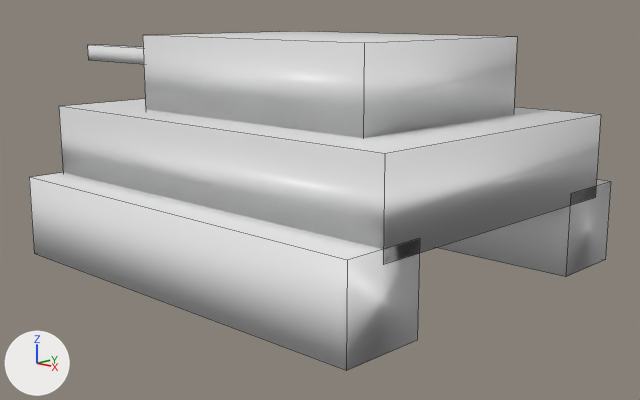
One commit to the Blender file units/bigtank.blend: the scene before it, then after it.
Before and after are seen from a 50 mm camera at (25.6, -22.0, 7.4) aimed at (-0.7, 5.3, -0.8). The axes (+X, +Y, +Z) are drawn at lower left. The lights are the same throughout. Mesh edges are drawn as thin lines.

The scene before the commit, as lines of its bpy script (objects in view):
```python
ob_cube = bpy.data.objects.new('Cube', me_cube)
ob_cube.location = (0.51, -2.5, -1.19)
ob_cube.scale = (8.96, 1.66, 1.66)
ob_cube_001 = bpy.data.objects.new('Cube.001', me_cube_001)
ob_cube_001.location = (0.51, 10.15, -1.19)
ob_cube_001.scale = (8.96, 1.66, 1.66)
ob_cube_002 = bpy.data.objects.new('Cube.002', me_cube_002)
ob_cube_002.location = (0.51, 3.98, 1.65)
ob_cube_002.scale = (8.96, 6.56, 1.66)
ob_cube_003 = bpy.data.objects.new('Cube.003', me_cube_003)
ob_cube_003.location = (1.08, 3.74, 4.74)
ob_cube_003.scale = (5.93, 4.45, 1.55)
ob_cube_004 = bpy.data.objects.new('Cube.004', me_cube_004)
ob_cube_004.location = (-6.52, 3.69, 5.09)
ob_cube_004.scale = (8.96, 0.414, 0.379)
```
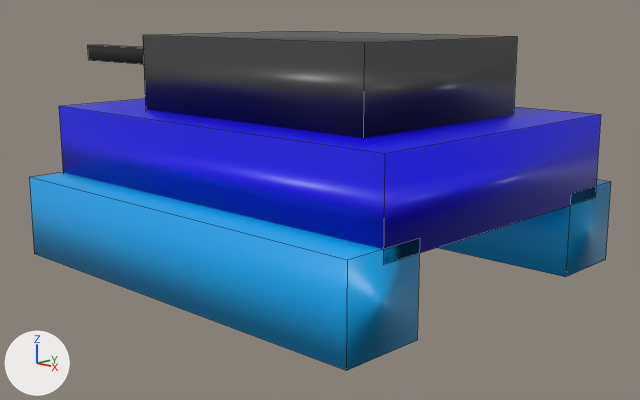
The edits, one by one:
Material 'Material' (mat_material) changes colour from white #e7e7e7 to cyan #00a3e7; in linear values from (0.8, 0.8, 0.8) to (0.0, 0.367, 0.8).
Material 'Material.002' (mat_material_002) changes colour from white #e7e7e7 to blue #1100e7; in linear values from (0.8, 0.8, 0.8) to (0.00581, 0.0, 0.8).
Material 'Material.003' (mat_material_003) changes colour from white #e7e7e7 to black #3c3c3c; in linear values from (0.8, 0.8, 0.8) to (0.0445, 0.0445, 0.0445).
Material 'Material.004' (mat_material_004) changes colour from white #e7e7e7 to black #000000; in linear values from (0.8, 0.8, 0.8) to (0.0, 0.0, 0.0).

Where the change shows, as pixel boxes [x1, y1, x2, y2] in the pictures (640 x 400 px):
'Cube.002', recoloured (white to blue): [59, 99, 601, 264] in both
'Cube', recoloured (white to blue): [29, 172, 420, 371] in both
'Cube.003', recoloured: [143, 31, 517, 138] in both
'Cube.001', recoloured (white to blue): [438, 180, 611, 277] in both
'Cube.004', recoloured (white to black): [87, 45, 144, 64] in both
